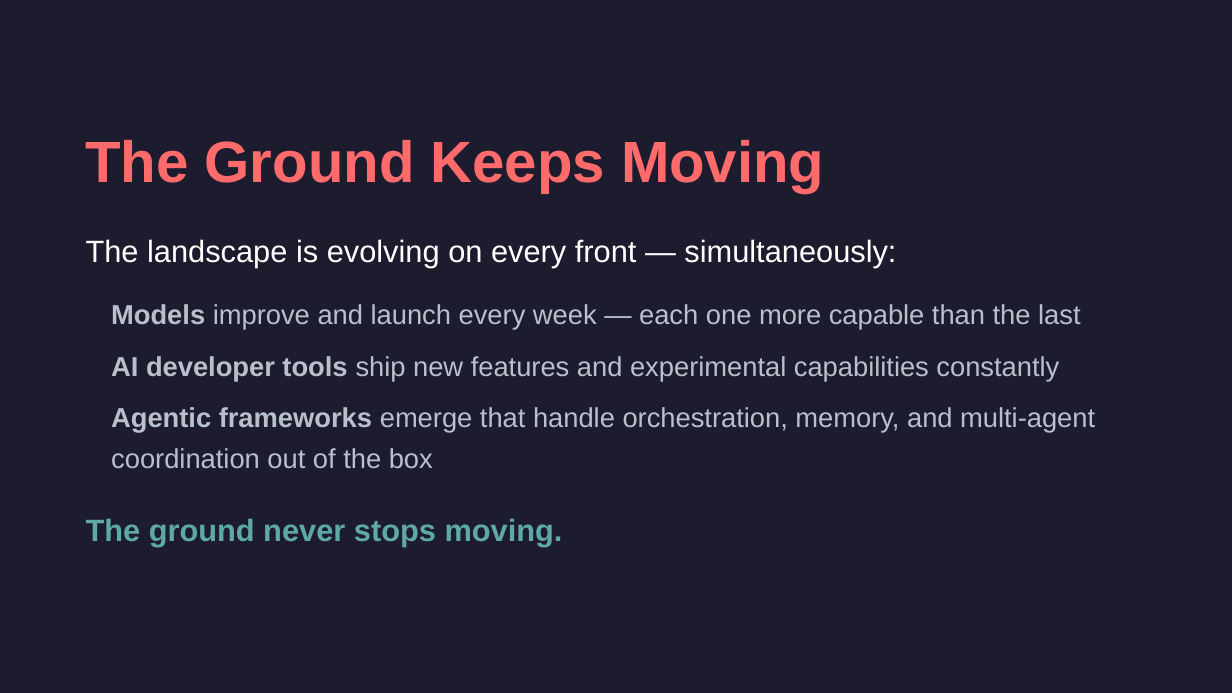
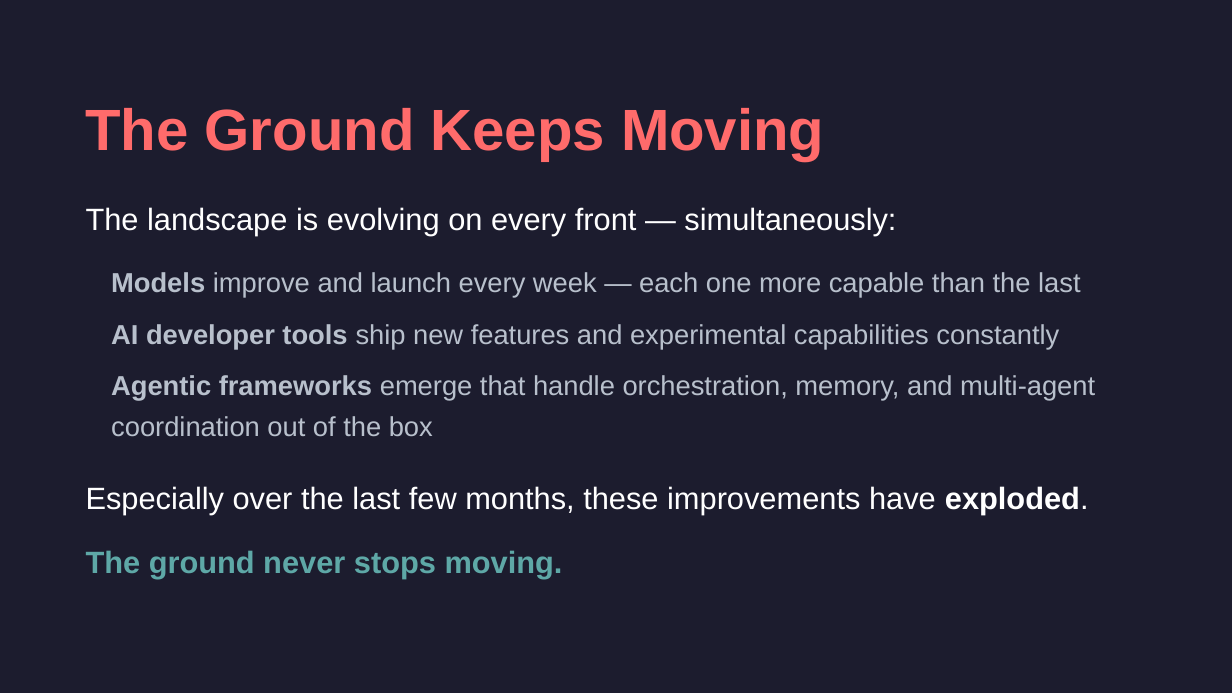
Before and after one commit to cirvine-MSFT/editless, a slide deck: slide 4 of docs/presentations/marks-journey-short.pptx. Drawn at 1232x693 pixels with LibreOffice and Linux fonts; fonts in the diff are those of the drawing. Boxes give left, top, right and bottom in pixels: in the first picture for what was removed or moved away, otherwise in the second. Text is boxed around its words. In the diff, an @@ line names an element or a change of style, - is before the commit and + after.

```diff
--- a/docs/presentations/marks-journey-short.pptx
+++ b/docs/presentations/marks-journey-short.pptx
@@ text "The Ground Keeps Moving": place and size @@
-text "The Ground Keeps Moving" at (86, 140, 824, 193)
+text "The Ground Keeps Moving" at (86, 108, 824, 161)
@@ text "The landscape is evolving on ...": place and size @@
-text "The landscape is evolving on ..." at (86, 239, 896, 268)
+text "The landscape is evolving on ..." at (86, 207, 896, 236)
@@ text "Models improve and launch every ...": place and size @@
-text "Models improve and launch every ..." at (111, 304, 1095, 468)
+text "Models improve and launch every ..." at (111, 272, 1095, 436)
@@ text added at (86, 486, 1089, 515), 18 pt, text #FFFFFF @@
+Especially over the last few months, these improvements have exploded.
@@ text "The ground never stops moving.": place and size @@
-text "The ground never stops moving." at (86, 518, 563, 547)
+text "The ground never stops moving." at (86, 550, 563, 579)
```
Also in this commit, not shown: 1 other slide changed, 1 slide added, 1 slide removed, 7 other files.
